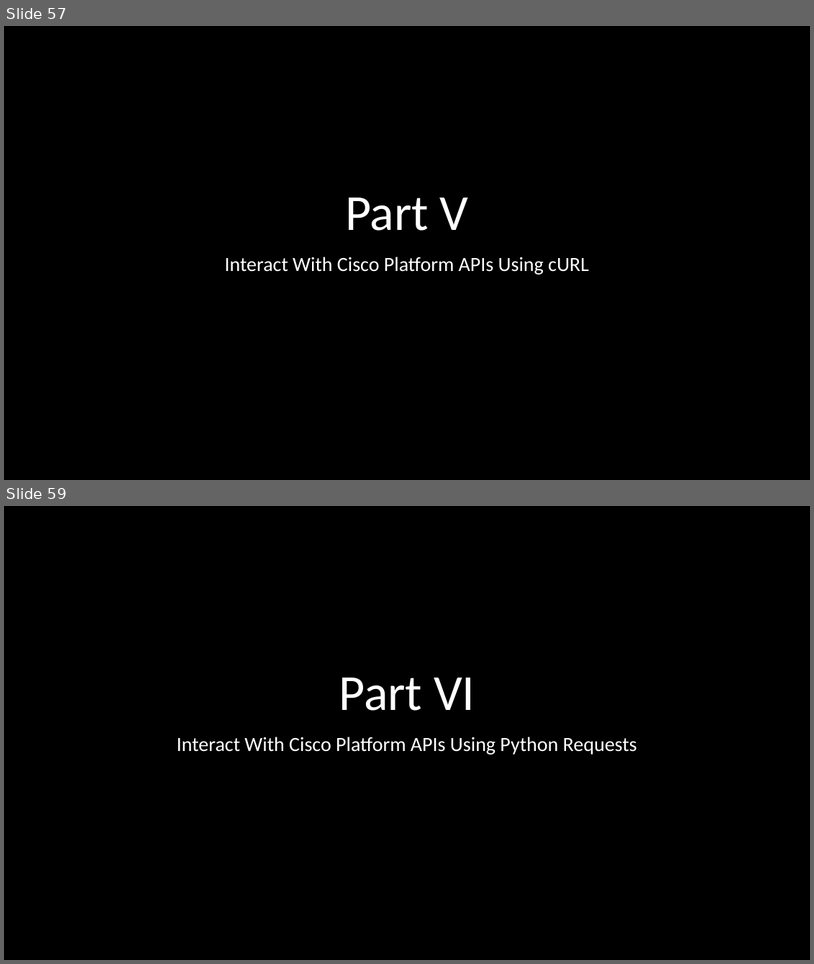
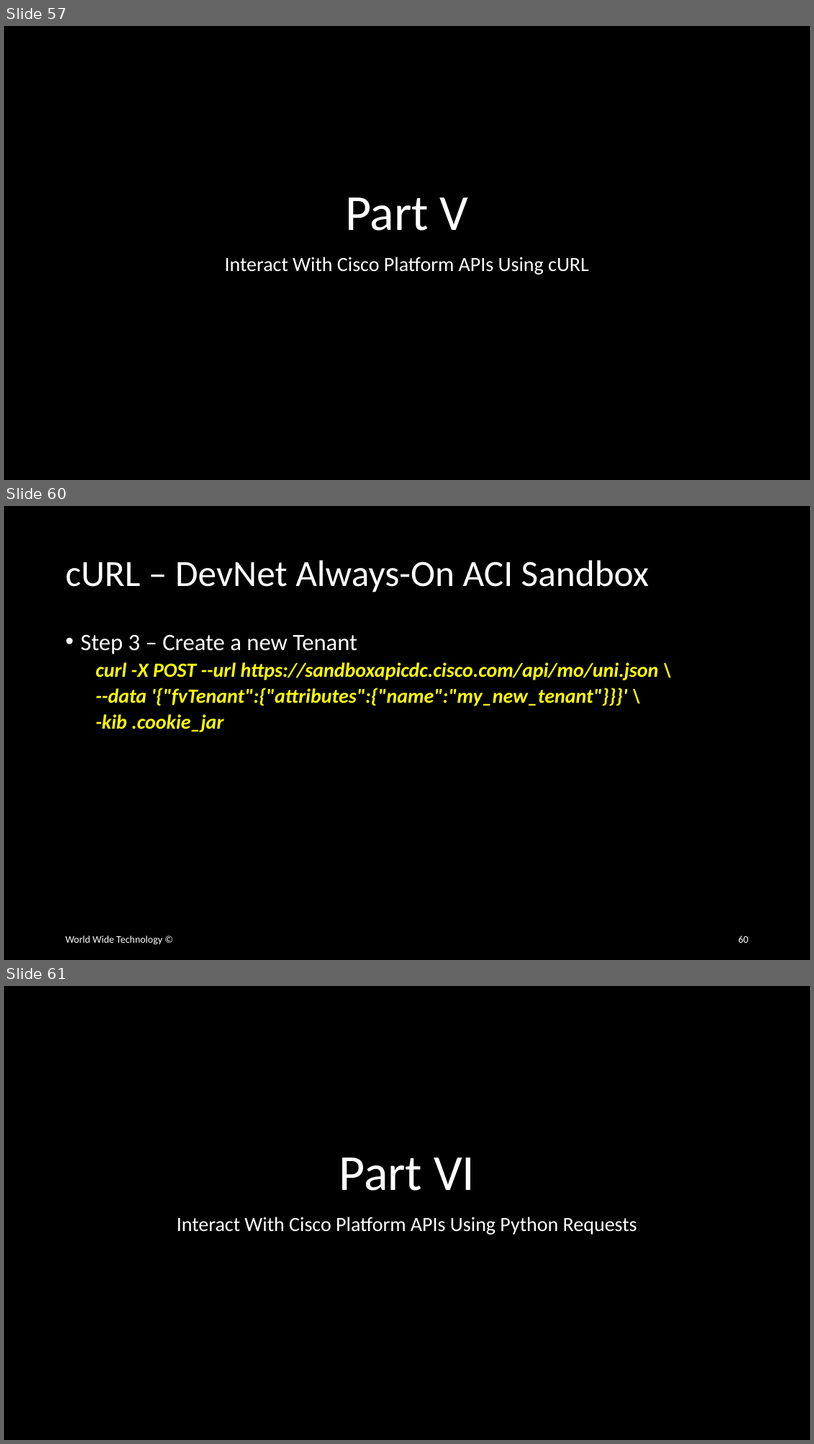
Before and after one commit to wwt/curl-requests-foundations, a slide deck: curl-requests-foundations.pptx. Shown one above the other, each under a label of ours: slides 57 and 59 before the commit, slides 57, 60 and 61 after it; the slides between them are not shown. The pictures are 814x964 and 814x1444 pixels, drawn with LibreOffice and Linux fonts; fonts in the diff are those of the drawing. Boxes give left, top, right and bottom in pixels: in the first picture for what was removed or moved away, otherwise in the second. Text is boxed around its words. In the diff, an @@ line names an element or a change of style, - is before the commit and + after.

```diff
--- a/curl-requests-foundations.pptx
+++ b/curl-requests-foundations.pptx
@@ slide 60 added at bbox=[4, 506, 810, 960], background #000000 @@
@@ title added at bbox=[65, 560, 649, 592], 44 pt, text #FFFFFF @@
+cURL – DevNet Always-On ACI Sandbox
@@ text added at bbox=[80, 634, 659, 732], 24 pt, text #FFFF00, bold, italic @@
+• Step 3 – Create a new Tenant
+  curl -X POST --url https://sandboxapicdc.cisco.com/api/mo/uni.json \
+  --data '{"fvTenant":{"attributes":{"name":"my_new_tenant"}}}' \
+  -kib .cookie_jar
@@ text added at bbox=[65, 935, 162, 944], 12 pt, text #FFFFFF @@
+World Wide Technology ©
@@ page number added at bbox=[738, 935, 748, 942], 12 pt, text #FFFFFF @@
+60
@@ what was slide 59 is now slide 61 @@
```
Also in this commit, not shown: 3 slides changed, 1 other slide added.
